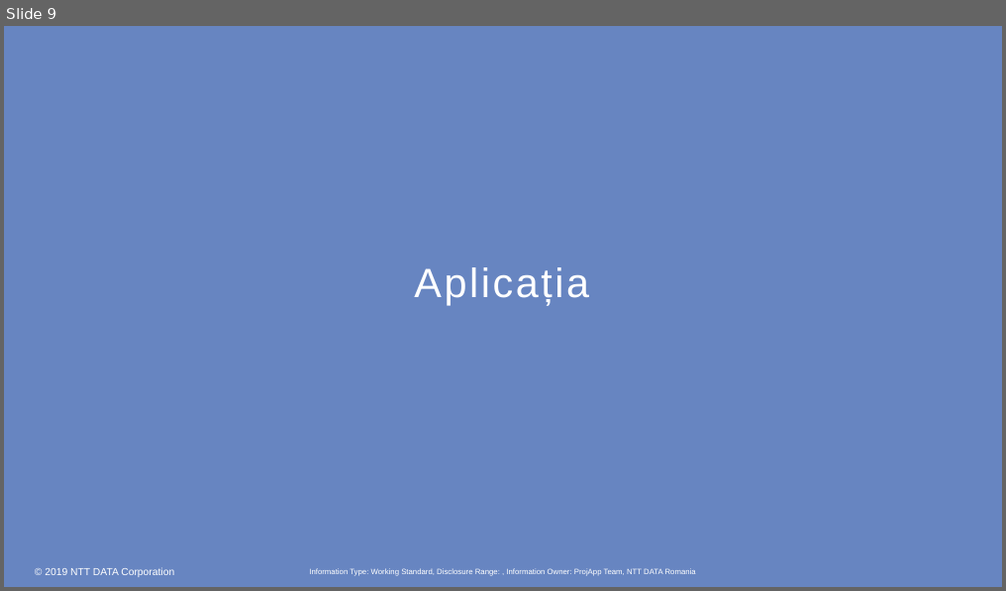
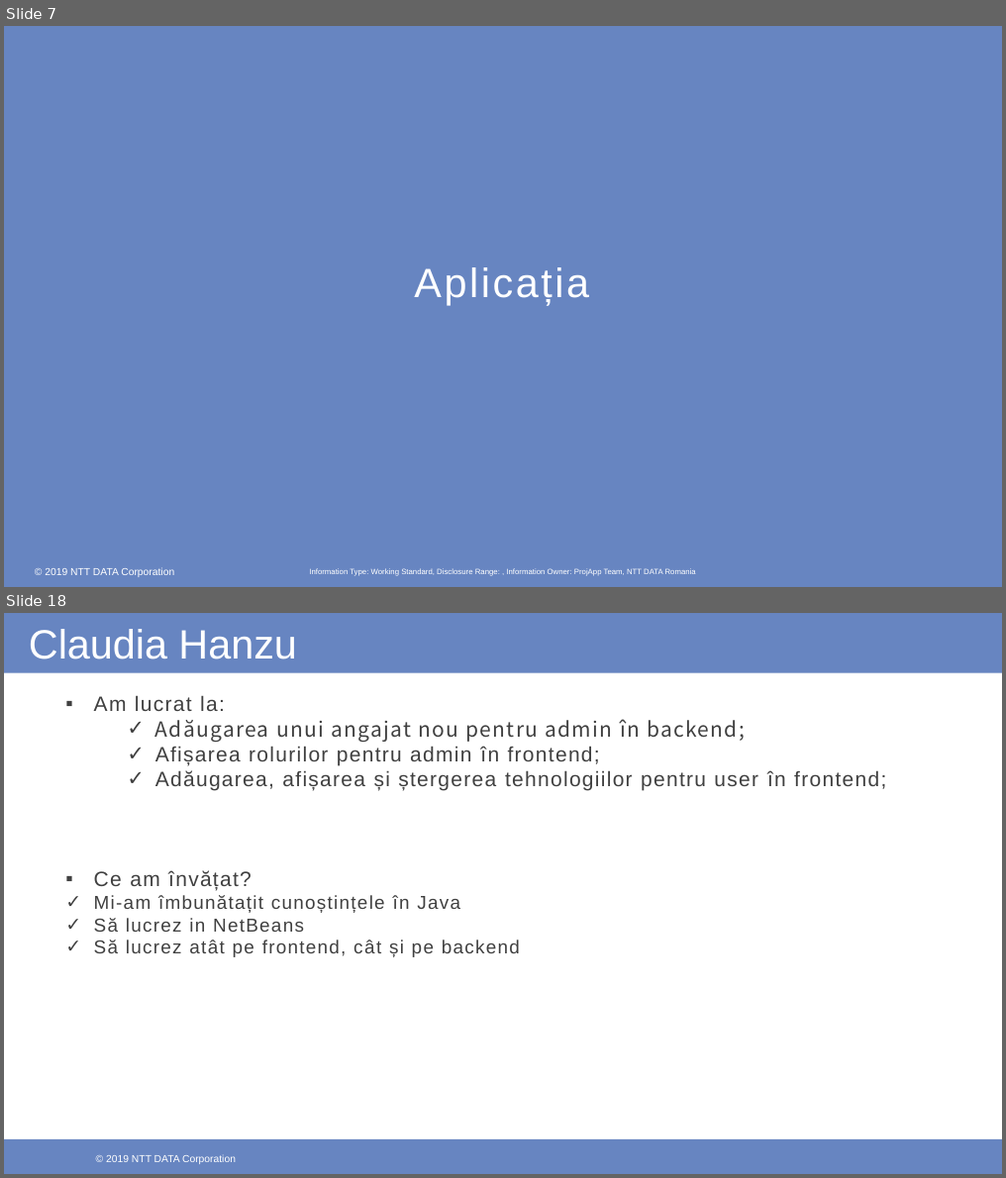
Before and after one commit to marianungureanu/ProjApp, a slide deck: ProjAppPresentation.pptx. Shown one above the other, each under a label of ours: slide 9 before the commit, slides 7 and 18 after it; the slides between them are not shown. The pictures are 1006x591 and 1006x1178 pixels, drawn with LibreOffice and Linux fonts; fonts in the diff are those of the drawing; background and template pictures are left out. Boxes give left, top, right and bottom in pixels: in the first picture for what was removed or moved away, otherwise in the second. Text is boxed around its words. In the diff, an @@ line names an element or a change of style, - is before the commit and + after.

```diff
--- a/ProjAppPresentation.pptx
+++ b/ProjAppPresentation.pptx
@@ slide 18 added at [4,613,1002,1174], background #FFFFFF @@
@@ rectangle added at [4,613,1002,672], fill #6785C1 @@
@@ text added at [29,629,296,660], 39.4 pt, text #FFFFFF @@
+Claudia Hanzu
@@ text added at [94,695,886,958], 20 pt, text #404040 @@
+▪ Am lucrat la:
+  ✓ Adăugarea unui angajat nou pentru admin în backend;
+  ✓ Afișarea rolurilor pentru admin în frontend;
+  ✓ Adăugarea, afișarea și ștergerea tehnologiilor pentru user în frontend;
+▪ Ce am învățat?
+✓ Mi-am îmbunătațit cunoștințele în Java
+✓ Să lucrez in NetBeans
+✓ Să lucrez atât pe frontend, cât și pe backend
@@ rectangle added at [4,1140,1002,1174], fill #6785C1 @@
@@ rectangle added at [73,1143,234,1167], fill #6785C1 @@
@@ rectangle added at [411,1144,572,1168], fill #6785C1 @@
@@ text added at [94,1155,236,1164], 9.8 pt, text #FFFFFF @@
+© 2019 NTT DATA Corporation
@@ text added at [106,1155,224,1164], 9.8 pt, text #FFFFFF @@
+© 2019 NTT DATA Corporation
@@ page number added at [469,1149,537,1167], 14.8 pt, text #FFFFFF @@
+18
@@ what was slide 9 is now slide 7 @@
```
Also in this commit, not shown: 9 slides changed, 21 other slides added, 2 slides removed.
